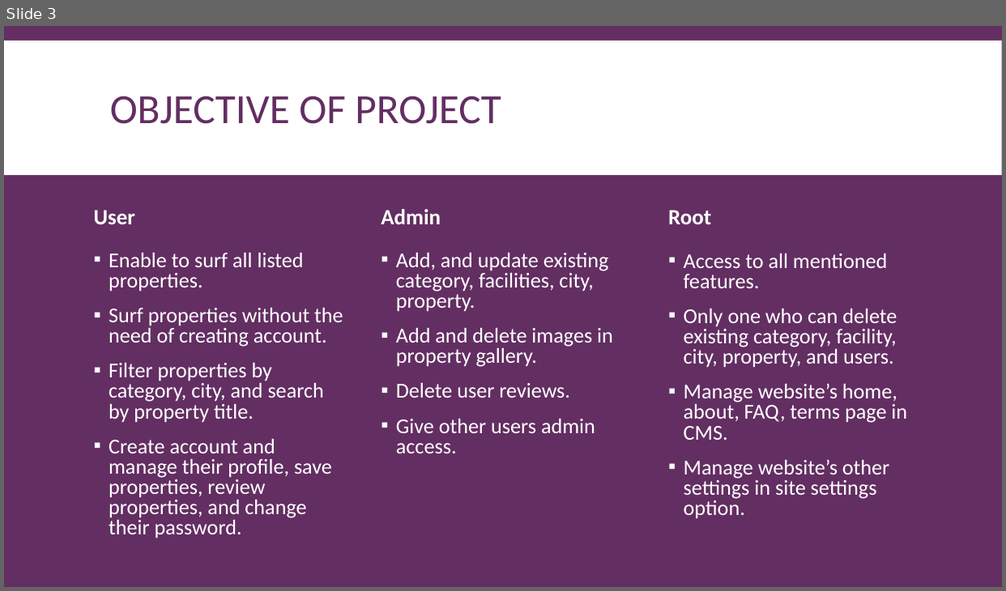
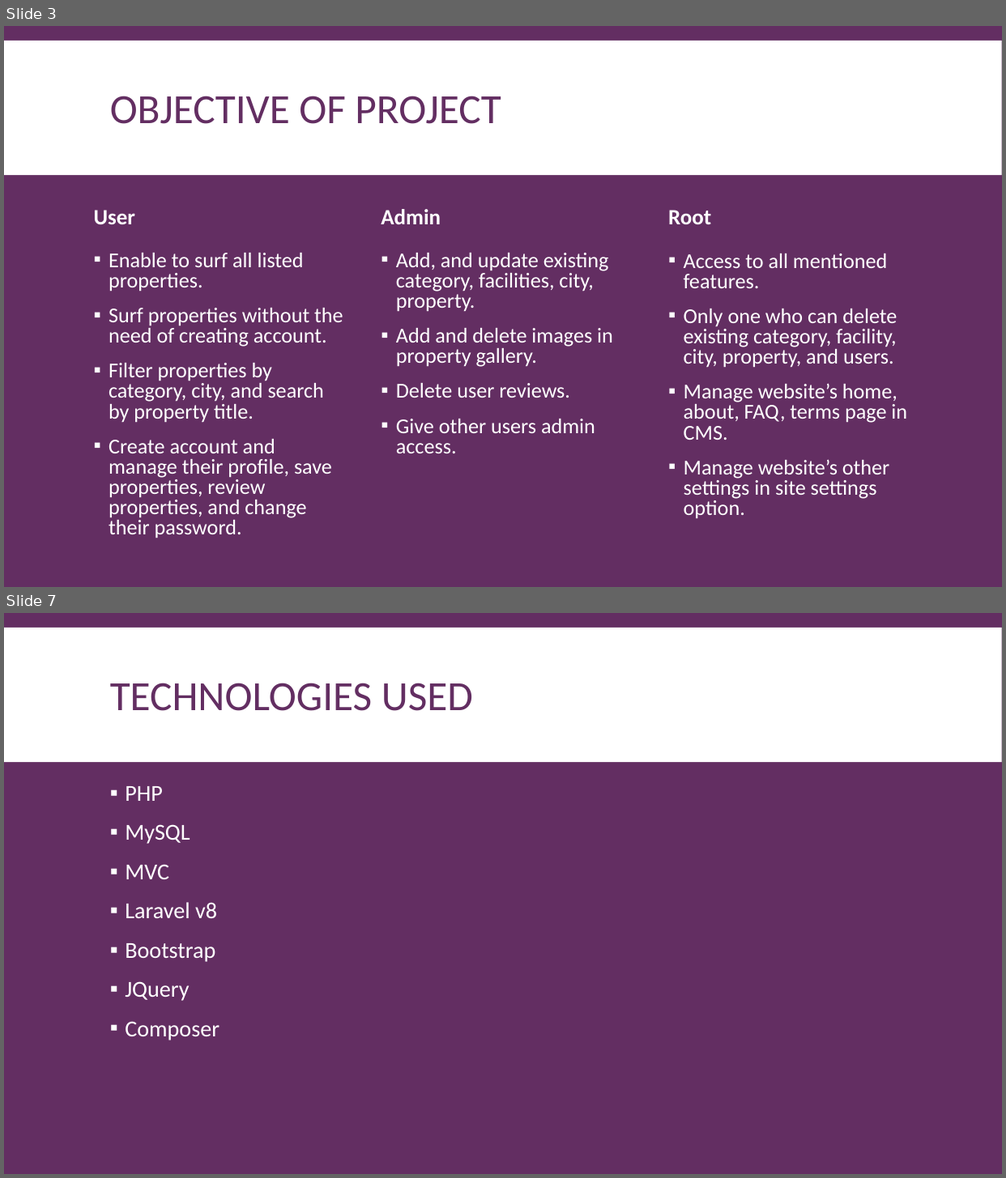
Before and after one commit to yudai-sasaki-94/laravel_real_estate_site, a slide deck: Documentation/DocumentationPresentation.pptx. Shown one above the other, each under a label of ours: slide 3 before the commit, slides 3 and 7 after it; the slides between them are not shown. The pictures are 1006x591 and 1006x1178 pixels, drawn with LibreOffice and Linux fonts; fonts in the diff are those of the drawing. Boxes give left, top, right and bottom in pixels: in the first picture for what was removed or moved away, otherwise in the second. Text is boxed around its words. In the diff, an @@ line names an element or a change of style, - is before the commit and + after.

```diff
--- a/Documentation/DocumentationPresentation.pptx
+++ b/Documentation/DocumentationPresentation.pptx
@@ slide 7 added at box(4, 613, 1002, 1174), background #632E62; not listed: 1 template element that a slide beside it also shows @@
@@ title added at box(110, 683, 473, 711), 40 pt, text #632E62 @@
+TECHNOLOGIES USED
@@ text added at box(125, 786, 219, 1041), 22 pt, text #FFFFFF @@
+▪ PHP
+▪ MySQL
+▪ MVC
+▪ Laravel v8
+▪ Bootstrap
+▪ JQuery
+▪ Composer
```
Also in this commit, not shown: 1 slide changed, 6 other slides added, 2 other files.
